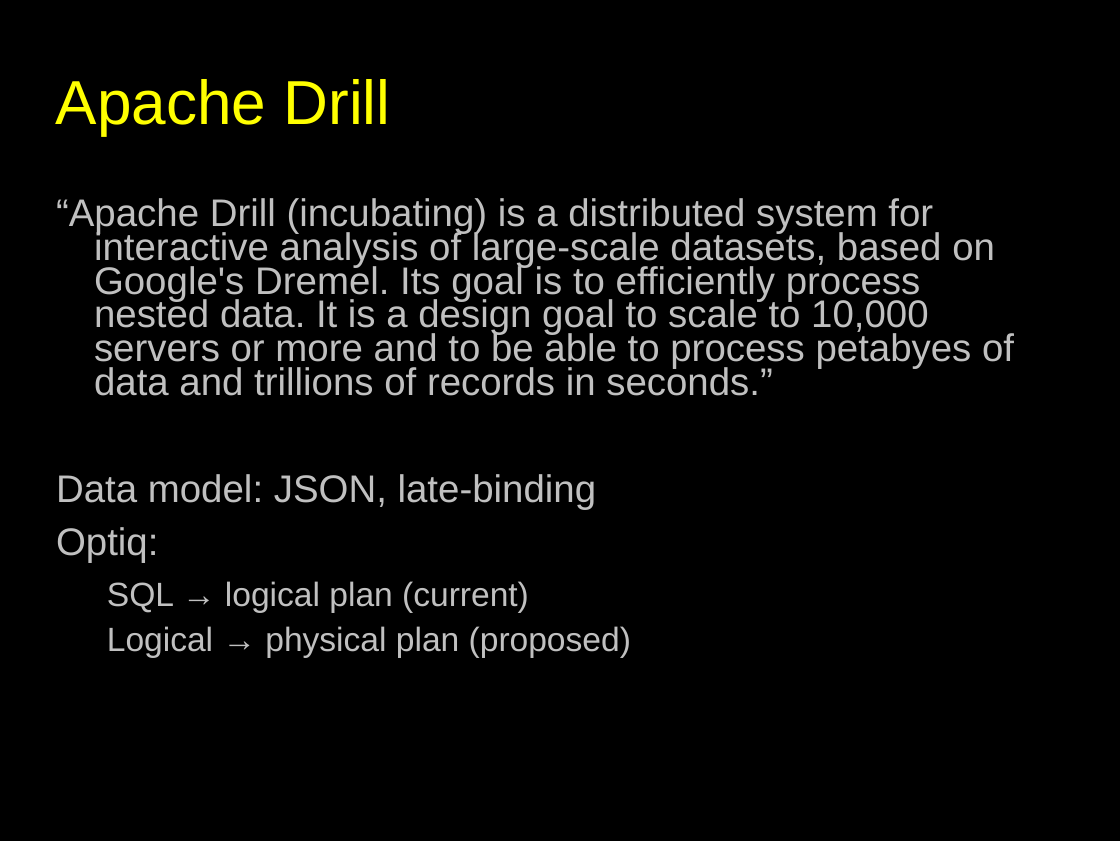
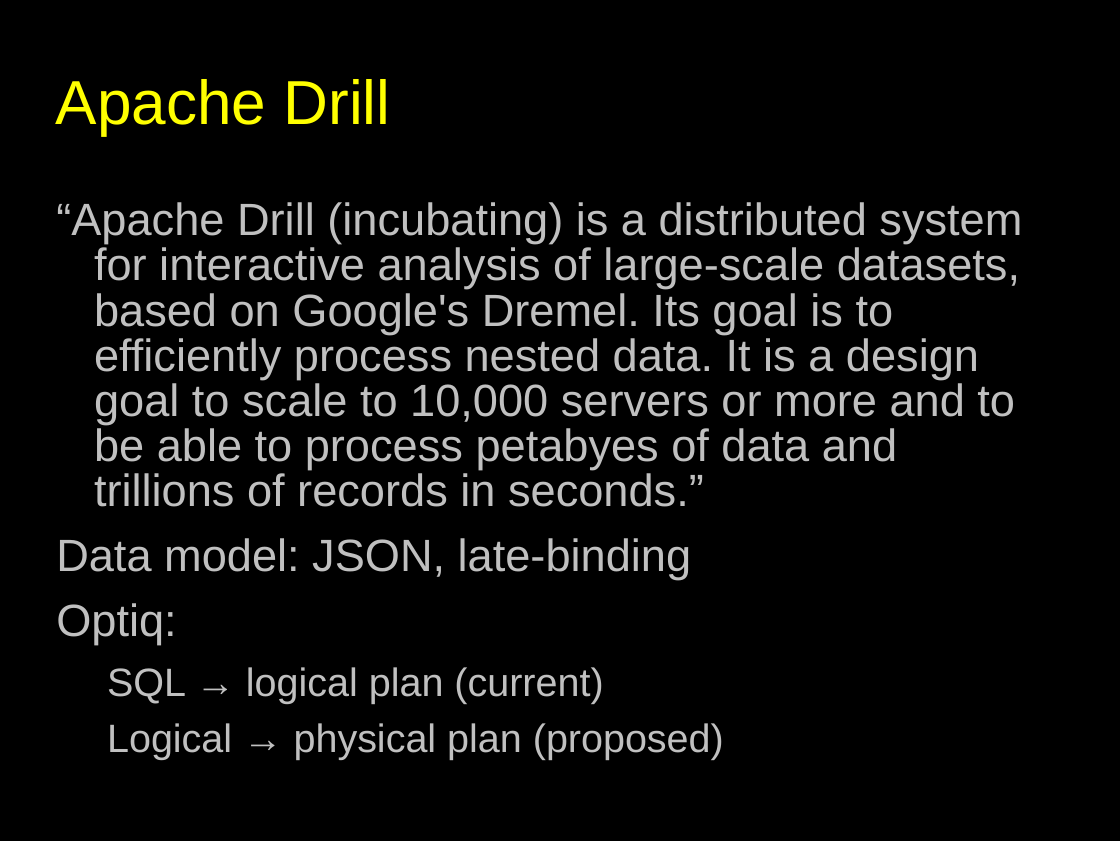
Before and after one commit to julianhyde/share, a slide deck: slide 8 of slides/optiq-richrelevance-2013.ppt. Drawn at 1120x841 pixels with LibreOffice and Linux fonts; fonts in the diff are those of the drawing. Boxes give left, top, right and bottom in pixels: in the first picture for what was removed or moved away, otherwise in the second. Text is boxed around its words. In the diff, an @@ line names an element or a change of style, - is before the commit and + after.

```diff
--- a/slides/optiq-richrelevance-2013.ppt
+++ b/slides/optiq-richrelevance-2013.ppt
@@ text "“Apache Drill (incubating) is a ..." at (56,202,1022,759): size 27.2 to 32 pt in "“Apache Drill (incubating) is a distributed system ...", "Data model: JSON, late-binding", "Optiq:"; size 23.8 to 28 pt in "SQL → logical plan (current)", "Logical → physical plan (proposed)"; line spacing 0.73 to 0.83 @@
```
Also in this commit, not shown: 8 other slides changed.
